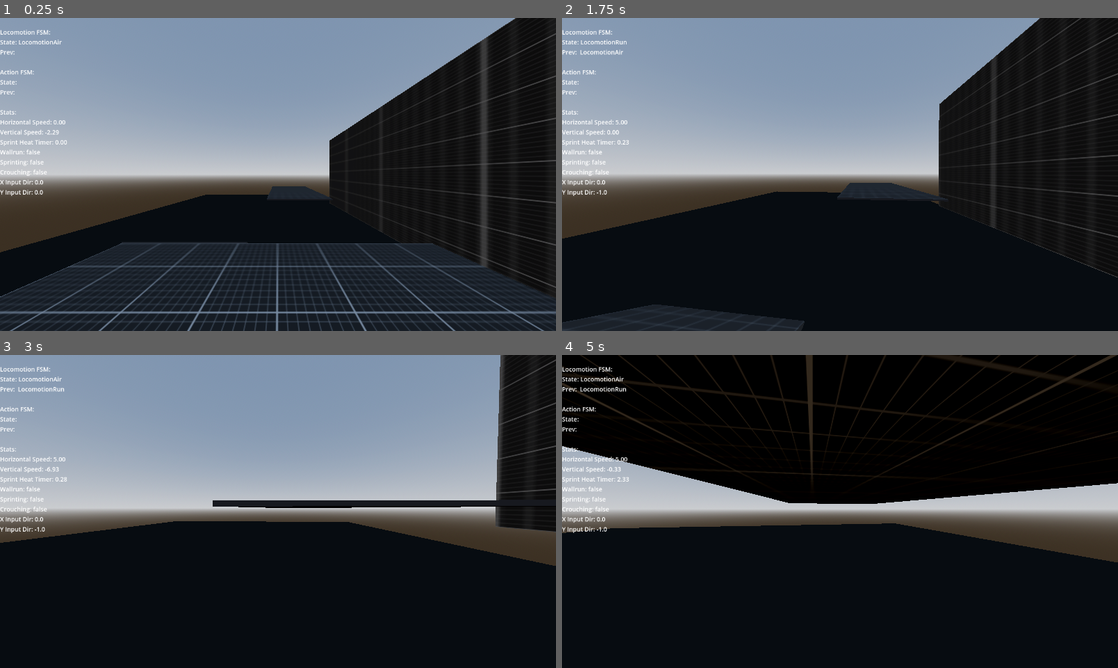
Above: before the commit, frames 1-4 (two rows, left to right).
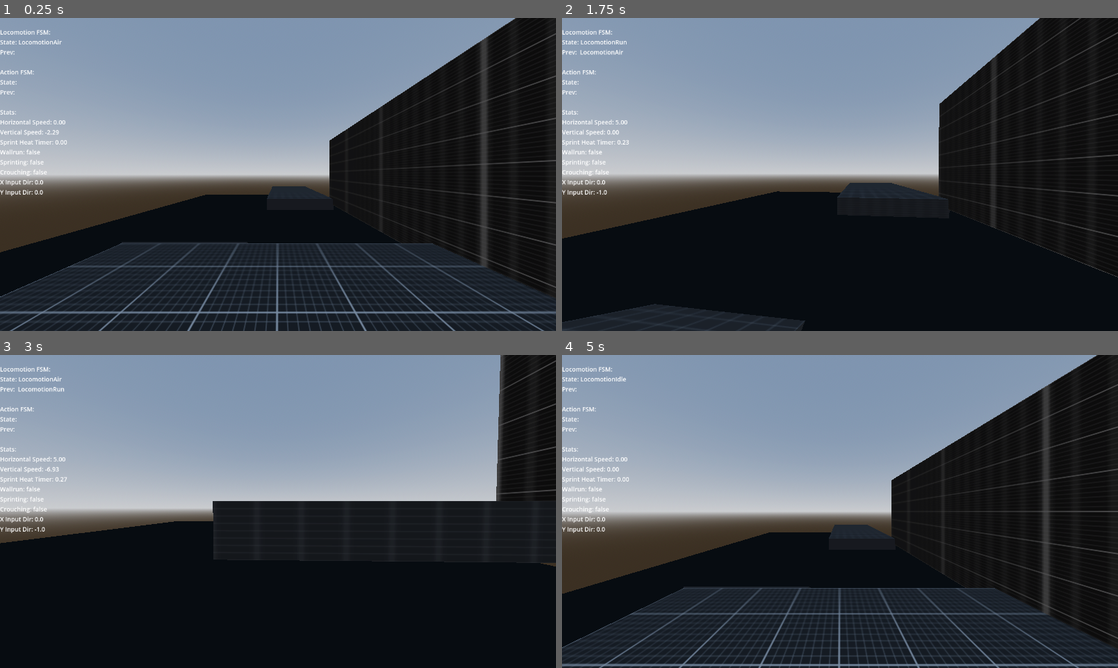
Above: after the commit, the same moments.

Repository: mdnrealdeal/parkour-game
Game: Godot game, scene res://scenes/levels/test_scene.tscn
Same seed, same stepped clock (60 frames per second), same inputs: the game is played once before the commit and once after it.
Inputs (mouse positions are in pixels of both pictures, inside the frame that each line leads up to):
- Up to frame 1 (0.25 s): no input
- Up to frame 2 (1.75 s): tap Enter at 0.5 s; move the mouse to (867, 174) at 0.52 s; hold X (crouch) 0.53-1.28 s; hold W (move_forward) from 0.53 s (still down); tap Space (jump) at 0.77, 1.07, 1.52, 1.55 s; tap Shift (dash) at 0.8, 1.35 s; move the mouse to (812, 174) at 1.27 s
- Up to frame 3 (3 s): keep holding W (move_forward); tap Space (jump) at 1.82, 2.1 s; move the mouse to (289, 505) at 2.02 s; hold X (crouch) 2.03-2.78 s; move the mouse to (272, 517) at 2.77 s; tap X (crouch) at 2.85 s
- Up to frame 4 (5 s): tap Space (jump) at 3.02, 3.32, 3.77, 3.8, 4.07, 4.52, 4.82 s; tap Shift (dash) at 3.05, 3.6 s; move the mouse to (878, 514) at 3.52 s; tap Tab (toggle_pause) at 4.15 s; move the mouse to (673, 464) at 4.27 s; release W (move_forward) at 4.28 s; hold A (move_left) from 4.28 s (still down); tap X (crouch) at 4.35 s; tap R (reload_scene, bound only after the commit) at 4.9 s

The runs differ from the first frame. In frame 2, 0.1% of the frame differs, in the area x 0-100%, y 0-100%; in frame 3, 5.5%; in frame 4, 59%.

Commit message:
organization and more cleanup

Diff:
--- a/entities/player/player.tscn
+++ b/entities/player/player.tscn
@@ -3,14 +3,15 @@
 [ext_resource type="Script" uid="uid://b87brrqwnsyyf" path="res://scripts/player/player.gd" id="1_ucweq"]
 [ext_resource type="Resource" uid="uid://b8xoq6k34sbi6" path="res://resources/player_movementstats.tres" id="2_8fjmc"]
 [ext_resource type="Script" uid="uid://h5f1ust8e3b1" path="res://scripts/_FSMs/state_machine.gd" id="2_abrql"]
-[ext_resource type="Script" uid="uid://bs5rbrag8fxp3" path="res://scripts/_FSMs/locoLayer/locomotion_air.gd" id="3_fkugw"]
-[ext_resource type="Script" uid="uid://pllfe75cu7b1" path="res://scripts/_FSMs/locoLayer/locomotion_idle.gd" id="4_8fjmc"]
-[ext_resource type="Script" uid="uid://tmx0wensabcx" path="res://scripts/_FSMs/locoLayer/locomotion_run.gd" id="5_qiwj3"]
-[ext_resource type="Script" uid="uid://d2nfgtqleoe2j" path="res://scripts/_FSMs/locoLayer/locomotion_jumpsquat.gd" id="7_26q78"]
-[ext_resource type="Script" uid="uid://oxlunud6hytu" path="res://scripts/_FSMs/locoLayer/locomotion_dash.gd" id="7_qiwj3"]
-[ext_resource type="Script" uid="uid://x6uaw1er2wwo" path="res://scripts/_FSMs/locoLayer/locomotion_wallrun.gd" id="9_bectd"]
+[ext_resource type="Script" uid="uid://bs5rbrag8fxp3" path="res://scripts/_FSMs/locoLayer/generic/locomotion_air.gd" id="3_fkugw"]
+[ext_resource type="Script" uid="uid://pllfe75cu7b1" path="res://scripts/_FSMs/locoLayer/generic/locomotion_idle.gd" id="4_8fjmc"]
+[ext_resource type="Script" uid="uid://tmx0wensabcx" path="res://scripts/_FSMs/locoLayer/generic/locomotion_run.gd" id="5_qiwj3"]
+[ext_resource type="Script" uid="uid://d2nfgtqleoe2j" path="res://scripts/_FSMs/locoLayer/player_exclusive/locomotion_jumpsquat.gd" id="7_26q78"]
+[ext_resource type="Script" uid="uid://oxlunud6hytu" path="res://scripts/_FSMs/locoLayer/generic/locomotion_dash.gd" id="7_qiwj3"]
+[ext_resource type="Script" uid="uid://x6uaw1er2wwo" path="res://scripts/_FSMs/locoLayer/generic/locomotion_wallrun.gd" id="9_bectd"]
 
 [sub_resource type="CapsuleShape3D" id="CapsuleShape3D_08t41"]
+radius = 0.35
 height = 1.75
 
 [node name="Player" type="CharacterBody3D"]
@@ -40,29 +41,44 @@
 unique_name_in_owner = true
 transform = Transform3D(1, 0, 0, 0, 1, 0, 0, 0, 1, 0.2, 0, 0)
 target_position = Vector3(0.8, 0, -0.1)
+collision_mask = 2
 hit_back_faces = false
 
 [node name="RayBackRight" type="RayCast3D" parent="Sensors"]
 unique_name_in_owner = true
 transform = Transform3D(1, 0, 0, 0, 1, 0, 0, 0, 1, 0.2, 0, 0)
 target_position = Vector3(0.2, 0, 0.8)
+collision_mask = 2
 
 [node name="RayLeft" type="RayCast3D" parent="Sensors"]
 unique_name_in_owner = true
 transform = Transform3D(1, 0, 0, 0, 1, 0, 0, 0, 1, -0.2, 0, 0)
 target_position = Vector3(-0.8, 0, -0.1)
+collision_mask = 2
 
 [node name="RayBackLeft" type="RayCast3D" parent="Sensors"]
 unique_name_in_owner = true
 transform = Transform3D(1, 0, 0, 0, 1, 0, 0, 0, 1, -0.2, 0, 0)
 target_position = Vector3(-0.2, 0, 0.8)
+collision_mask = 2
+
+[node name="RayLedge" type="RayCast3D" parent="Sensors"]
+unique_name_in_owner = true
+transform = Transform3D(1, 0, 0, 0, 1, 0, 0, 0, 1, 0, 2, -0.75)
+target_position = Vector3(0, -1.2, 0)
+
+[node name="RayForward" type="RayCast3D" parent="Sensors"]
+unique_name_in_owner = true
+transform = Transform3D(1, 0, 0, 0, 1, 0, 0, 0, 1, 0, 0.5, 0)
+target_position = Vector3(0, 0, -0.7)
+collision_mask = 3
 
 [node name="Machines" type="Node" parent="."]
 
 [node name="LocoLayer" type="Node" parent="Machines" node_paths=PackedStringArray("initial_state")]
 unique_name_in_owner = true
 script = ExtResource("2_abrql")
-initial_state = NodePath("LocomotionIdle")
+initial_state = NodePath("Non-Interruptable/LocomotionIdle")
 
 [node name="Interruptable" type="Node" parent="Machines/LocoLayer"]
 
@@ -71,25 +87,27 @@
 is_interruptable_state = true
 metadata/_custom_type_script = "uid://oxlunud6hytu"
 
-[node name="LocomotionAir" type="Node" parent="Machines/LocoLayer"]
+[node name="Non-Interruptable" type="Node" parent="Machines/LocoLayer"]
+
+[node name="LocomotionWallrun" type="Node" parent="Machines/LocoLayer/Non-Interruptable"]
+script = ExtResource("9_bectd")
+metadata/_custom_type_script = "uid://x6uaw1er2wwo"
+
+[node name="LocomotionAir" type="Node" parent="Machines/LocoLayer/Non-Interruptable"]
 script = ExtResource("3_fkugw")
 metadata/_custom_type_script = "uid://bs5rbrag8fxp3"
 
-[node name="LocomotionIdle" type="Node" parent="Machines/LocoLayer"]
+[node name="LocomotionIdle" type="Node" parent="Machines/LocoLayer/Non-Interruptable"]
 script = ExtResource("4_8fjmc")
 metadata/_custom_type_script = "uid://pllfe75cu7b1"
 
-[node name="LocomotionRun" type="Node" parent="Machines/LocoLayer"]
+[node name="LocomotionRun" type="Node" parent="Machines/LocoLayer/Non-Interruptable"]
 script = ExtResource("5_qiwj3")
 metadata/_custom_type_script = "uid://tmx0wensabcx"
 
-[node name="LocomotionJumpSquat" type="Node" parent="Machines/LocoLayer"]
+[node name="LocomotionJumpSquat" type="Node" parent="Machines/LocoLayer/Non-Interruptable"]
 script = ExtResource("7_26q78")
 metadata/_custom_type_script = "uid://d2nfgtqleoe2j"
-
-[node name="LocomotionWallrun" type="Node" parent="Machines/LocoLayer"]
-script = ExtResource("9_bectd")
-metadata/_custom_type_script = "uid://x6uaw1er2wwo"
 
 [node name="ActionLayer" type="Node" parent="Machines"]
 unique_name_in_owner = true
--- a/project.godot
+++ b/project.godot
@@ -21,6 +21,8 @@
 
 gdscript/warnings/unassigned_variable=2
 gdscript/warnings/untyped_declaration=2
+shapes/collision/shape_color=Color(1, 1, 1, 0.41960785)
+shapes/collision/contact_color=Color(0.36057484, 0.8968521, 0.5744279, 0.8)
 
 [display]
 
@@ -30,6 +32,12 @@
 window/size/borderless=true
 window/size/always_on_top=true
 window/vsync/vsync_mode=2
+
+[editor_overrides]
+
+text_editor/theme/highlighting/comment_markers/critical_color=Color(0.77, 0.35, 0.35, 1)
+text_editor/theme/highlighting/comment_markers/warning_color=Color(0.91057205, 0.8232459, 0, 1)
+text_editor/theme/highlighting/comment_markers/notice_color=Color(0.15934974, 0.8091763, 0.4508947, 1)
 
 [input]
 
@@ -83,6 +91,11 @@
 "events": [Object(InputEventMouseButton,"resource_local_to_scene":false,"resource_name":"","device":-1,"window_id":0,"a …(258 unchanged characters)…
 ]
 }
+reload_scene={
+"deadzone": 0.2,
+"events": [Object(InputEventKey,"resource_local_to_scene":false,"resource_name":"","device":-1,"window_id":0,"alt_pressed":false,"shift_pressed":false,"ctrl_pressed":false,"meta_pressed":false,"pressed":false,"keycode":0,"physical_keycode":82,"key_label":0,"unicode":114,"location":0,"echo":false,"script":null)
+]
+}
 
 [physics]
 
--- a/resources/player_movementstats.tres
+++ b/resources/player_movementstats.tres
@@ -18,5 +18,5 @@
 wallrun_jump_force_up = 4.5
 wallrun_gravity_mult = 0.4
 wallrun_linger_duration = 0.01
-wallrun_cooldown = 1.0
+wallrun_cooldown = 0.75
 metadata/_custom_type_script = "uid://c83i83xjuj6bl"
--- a/scenes/levels/test_scene.tscn
+++ b/scenes/levels/test_scene.tscn
@@ -53,9 +53,9 @@
 [node name="Level" type="Node3D" parent="."]
 
 [node name="CSGBox3D" type="CSGBox3D" parent="Level"]
-transform = Transform3D(1, 0, 0, 0, 1, 0, 0, 0, 1, 0, -1, 0)
+transform = Transform3D(1, 0, 0, 0, 1, 0, 0, 0, 1, 0, -1.45, 0)
 use_collision = true
-size = Vector3(10, 0.1, 10)
+size = Vector3(10, 1, 10)
 material = SubResource("StandardMaterial3D_kljt5")
 
 [node name="CSGBox3D7" type="CSGBox3D" parent="Level"]
@@ -65,20 +65,21 @@
 material = SubResource("StandardMaterial3D_nd4bu")
 
 [node name="CSGBox3D5" type="CSGBox3D" parent="Level"]
-transform = Transform3D(1, 0, 0, 0, 1, 0, 0, 0, 1, -2, -1, 21.5)
+transform = Transform3D(1, 0, 0, 0, 1, 0, 0, 0, 1, -2, -1.45, 21.5)
 use_collision = true
-size = Vector3(6, 0.1, 15)
+size = Vector3(6, 1, 15)
 material = SubResource("StandardMaterial3D_kljt5")
 
 [node name="CSGBox3D6" type="CSGBox3D" parent="Level"]
-transform = Transform3D(1, 0, 0, 0, 1, 0, 0, 0, 1, -2, -1, -21.5)
+transform = Transform3D(1, 0, 0, 0, 1, 0, 0, 0, 1, -2, -1.45, -21.5)
 use_collision = true
-size = Vector3(6, 0.1, 15)
+size = Vector3(6, 1, 15)
 material = SubResource("StandardMaterial3D_kljt5")
 
 [node name="CSGBox3D4" type="CSGBox3D" parent="Level"]
 transform = Transform3D(-4.371139e-08, 1, 0, -1, -4.371139e-08, 0, 0, 0, 1, -6.45, 1.5000001, 0)
 use_collision = true
+collision_layer = 3
 size = Vector3(6, 3, 30)
 material = SubResource("StandardMaterial3D_kljt5")
 
@@ -97,6 +98,7 @@
 [node name="CSGCylinder3D" type="CSGCylinder3D" parent="Level"]
 transform = Transform3D(1, 0, 0, 0, 1, 0, 0, 0, 1, 4, 0.25, -8)
 use_collision = true
+collision_layer = 3
 radius = 3.0
 height = 6.5
 sides = 40
--- a/scripts/_FSMs/locoLayer/locomotion_dash.gd
+++ b/scripts/_FSMs/locoLayer/generic/locomotion_dash.gd
@@ -16,8 +16,8 @@
 		var cam_forward: Vector3 = actor_ref.head.global_transform.basis.z
 		cam_forward.y = 0
 		_dash_direction = cam_forward.normalized()
+		actor_ref.blackboard.run_time += 2.0
 
-	actor_ref.blackboard.run_time += 1.5
 
 	actor_ref.velocity = _dash_direction * actor_ref.move_stats.dash_speed
 	_duration = actor_ref.move_stats.dash_duration
--- a/scripts/_FSMs/locoLayer/locomotion_run.gd
+++ b/scripts/_FSMs/locoLayer/generic/locomotion_run.gd
@@ -52,6 +52,7 @@
 		actor_ref.blackboard.is_sprinting = true
 		current_speed = actor_ref.move_stats.sprint_speed
 		current_accel = actor_ref.move_stats.sprint_acceleration
+
 	else:
 		actor_ref.blackboard.is_sprinting = false
 
--- a/scripts/_FSMs/locoLayer/locomotion_wallrun.gd
+++ b/scripts/_FSMs/locoLayer/generic/locomotion_wallrun.gd
@@ -2,6 +2,7 @@
 extends State
 
 #region Internal variables
+const WALL_VELOCITY_MODIFER: float = 1.75
 enum WallSide {LEFT = -1, NONE = 0, RIGHT = 1}
 var _wall_normal: Vector3
 var _wall_side: int = WallSide.NONE
@@ -13,7 +14,7 @@
 	_linger_timer = 0.0
 
 	if actor_ref.velocity.y != 0.0:
-		actor_ref.velocity.y = actor_ref.velocity.y / 2
+		actor_ref.velocity.y = actor_ref.velocity.y / WALL_VELOCITY_MODIFER
 
 	if actor_ref.ray_right.is_colliding():
 		_wall_side = WallSide.RIGHT
@@ -48,6 +49,7 @@
 		return true
 
 	if actor_ref.request_to_crouch:
+		actor_ref.velocity += _wall_normal * 2.0
 		transition_requested.emit(self, LocomotionAir)
 		return true
 
--- a/scripts/_FSMs/state_machine.gd
+++ b/scripts/_FSMs/state_machine.gd
@@ -6,6 +6,7 @@
 #endregion
 
 #region Internal variables
+var fsm_name: String
 var current_state: State
 var states: Dictionary[Script, State] = {}
 var interrupt_states: Array[State] = []
@@ -14,6 +15,7 @@
 signal state_changed(new_state: State)
 
 func init(actor: Actor) -> void:
+	fsm_name = self.name
 	states.clear()
 	interrupt_states.clear()
 
@@ -41,7 +43,7 @@
 
 func on_transition_requested(from_state: State, to_state_class: Script) -> void:
 	if from_state != current_state:
-		push_warning("FSM Warning: State (" + from_state.name + ")
+		push_warning(fsm_name, " Warning: State (" + from_state.name + ")
 			requested transition without being current valid state
 			(" + current_state.name + "). Transition denied.")
 		return
@@ -49,8 +51,9 @@
 	var new_state: State = states.get(to_state_class)
 
 	if not new_state:
-		push_warning("FSM Warning: State transition target '" + str(to_state_class) + "' not found in dictionary.")
-		print(states)
+		push_error("\n", fsm_name, "FSM Warning: State transition target '" + str(to_state_class.get_global_name()) + "' not found in dictionary.
+		Pushing initial state of '", initial_state.name, "'.")
+		change_state(initial_state)
 		return
 
 	change_state(new_state)
--- a/scripts/misc/pause_manager.gd
+++ b/scripts/misc/pause_manager.gd
@@ -17,7 +17,6 @@
 
 func unpause_game() -> void:
 	Input.set_mouse_mode(Input.MOUSE_MODE_CAPTURED)
-	DisplayServer.window_set_mode(DisplayServer.WINDOW_MODE_WINDOWED)
 	get_tree().paused = false
 
 func _unhandled_key_input(event: InputEvent) -> void:
@@ -30,3 +29,5 @@
 
 	if event.is_action_pressed("game_quit"):
 		get_tree().quit()
+	if event.is_action_pressed("reload_scene"):
+		get_tree().reload_current_scene()
--- a/scripts/player/player.gd
+++ b/scripts/player/player.gd
@@ -1,12 +1,17 @@
 class_name Player
 extends Actor
 
+# constants
 const SENS_HUMAN_MOD = 0.0001
 const CURVE_ASSIST_STRENGTH = 1.5
 
+# exports
 @export_range(0, 100, 1) var mouse_sensitivity: int = 30
 
+# references
 @onready var camera: Camera3D = $Head/Camera3D
+@onready var ray_ledge: RayCast3D = %RayLedge
+@onready var ray_forward: RayCast3D = %RayForward
 
 func _ready() -> void:
 	blackboard = PlayerBlackboard.new()
@@ -14,6 +19,13 @@
 	add_child(blackboard)
 
 	super._ready()
+
+
+func _physics_process(delta: float) -> void:
+		super._physics_process(delta)
+
+		_apply_camera_tilt(delta)
+		_apply_curve_assist(delta)
 
 func _calculate_movement_parameters() -> void:
 	input_dir = Input.get_vector("move_left", "move_right",
@@ -24,14 +36,6 @@
 	if Input.is_action_just_pressed("dash"):
 		request_to_dash = true
 	request_to_crouch = Input.is_action_pressed("crouch")
-
-func _physics_process(delta: float) -> void:
-		super._physics_process(delta)
-
-		_apply_camera_tilt(delta)
-		if blackboard.is_wall_running:
-			_apply_curve_assist(delta)
-
 
 func _unhandled_input(event: InputEvent) -> void:
 	if event is InputEventMouseMotion:
@@ -74,7 +78,7 @@
 	const MAX_MOUSE_DAMPENER_AWAY: float = 0.1
 
 	if alignment > DEADZONE:
-		var raw_tension: float = clamp((alignment - DEADZONE) / 0.8, 0.0, 1.0)
+		var raw_tension: float = clamp((alignment - DEADZONE) / (1.0 - DEADZONE), 0.0, 1.0)
 		var curved_tension: float = raw_tension * raw_tension
 
 		if moving_away:
@@ -84,6 +88,7 @@
 	return 1.0
 
 func _apply_curve_assist(delta: float) -> void:
+	if not blackboard.is_wall_running: return
 	var wall_normal: Vector3 = blackboard.current_wall_normal
 
 	if wall_normal.is_zero_approx(): return
Renamed: scripts/_FSMs/locoLayer/locomotion_air.gd -> scripts/_FSMs/locoLayer/generic/locomotion_air.gd
Renamed: scripts/_FSMs/locoLayer/locomotion_air.gd.uid -> scripts/_FSMs/locoLayer/generic/locomotion_air.gd.uid
Renamed: scripts/_FSMs/locoLayer/locomotion_dash.gd.uid -> scripts/_FSMs/locoLayer/generic/locomotion_dash.gd.uid
Renamed: scripts/_FSMs/locoLayer/locomotion_idle.gd -> scripts/_FSMs/locoLayer/generic/locomotion_idle.gd
Renamed: scripts/_FSMs/locoLayer/locomotion_idle.gd.uid -> scripts/_FSMs/locoLayer/generic/locomotion_idle.gd.uid
Renamed: scripts/_FSMs/locoLayer/locomotion_run.gd.uid -> scripts/_FSMs/locoLayer/generic/locomotion_run.gd.uid
Renamed: scripts/_FSMs/locoLayer/locomotion_wallrun.gd.uid -> scripts/_FSMs/locoLayer/generic/locomotion_wallrun.gd.uid
Renamed: scripts/_FSMs/locoLayer/locomotion_jumpsquat.gd -> scripts/_FSMs/locoLayer/player_exclusive/locomotion_jumpsquat.gd
Renamed: scripts/_FSMs/locoLayer/locomotion_jumpsquat.gd.uid -> scripts/_FSMs/locoLayer/player_exclusive/locomotion_jumpsquat.gd.uid
